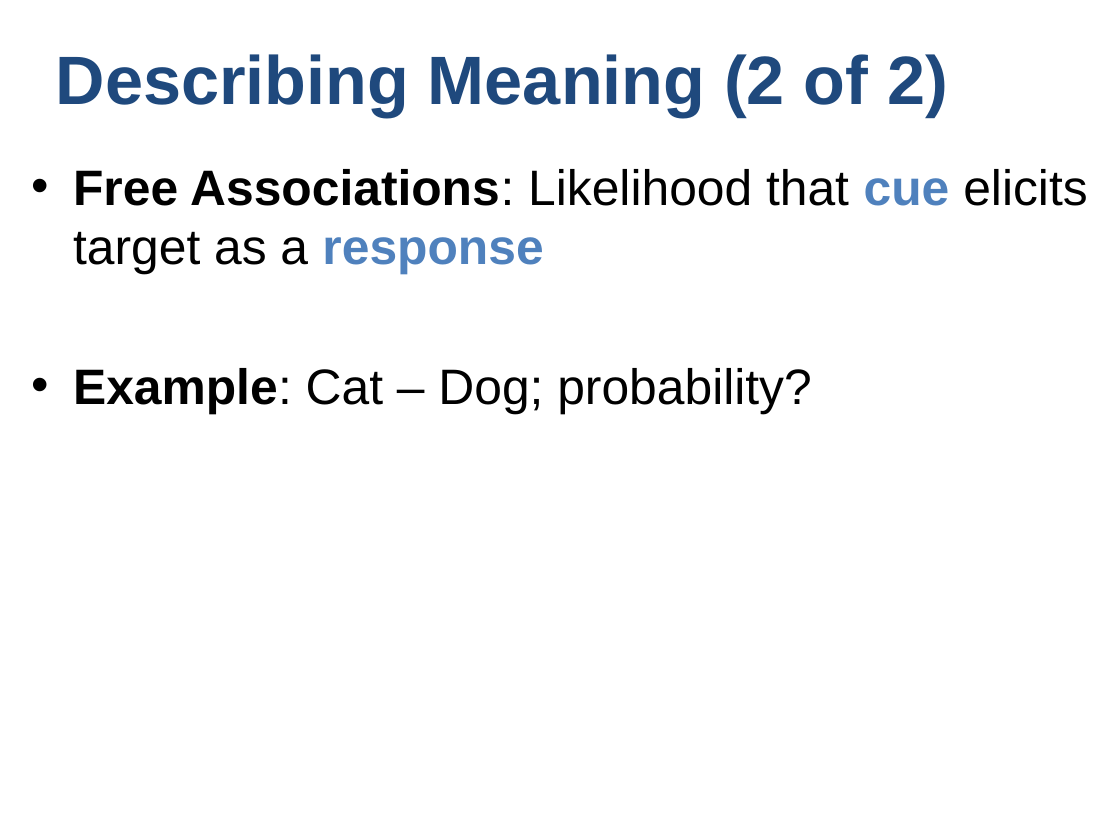
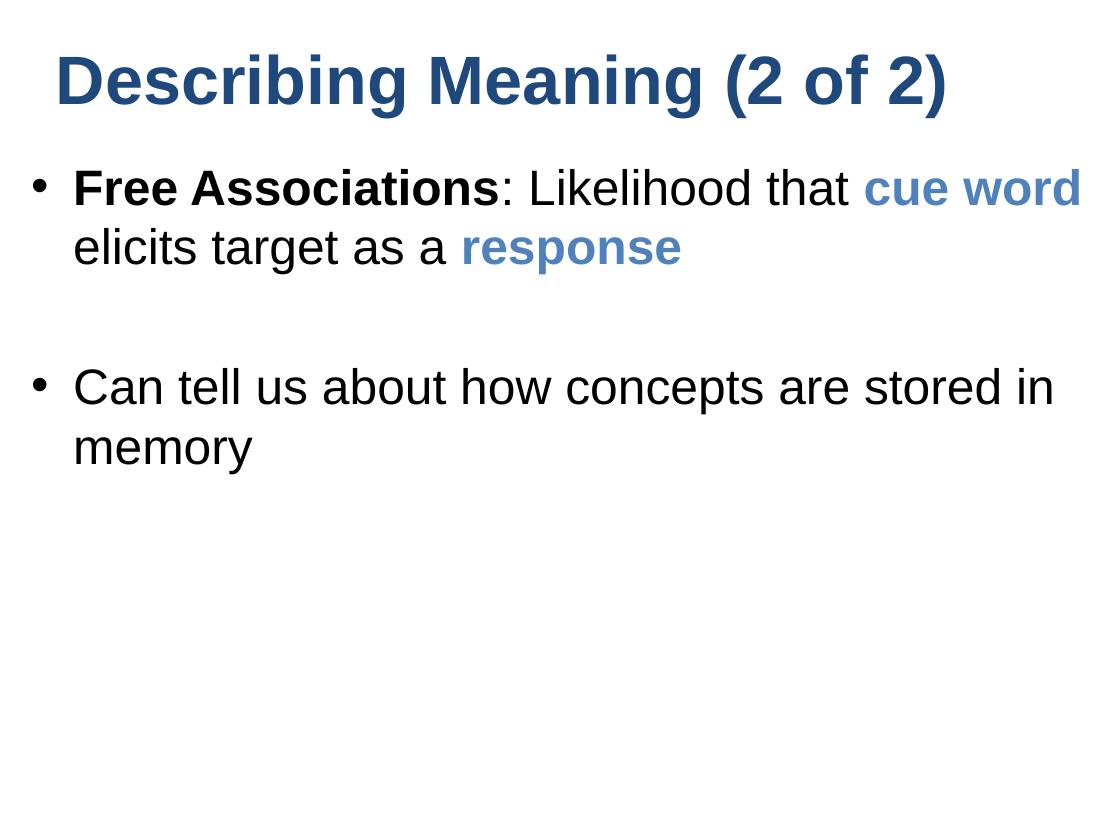
Before and after one commit to npm27/Teaching-Materials, a slide deck: slide 5 of Memory/Slides/Chapter 5.PPTX. Drawn at 1120x840 pixels with LibreOffice and Linux fonts; fonts in the diff are those of the drawing. Boxes give left, top, right and bottom in pixels: in the first picture for what was removed or moved away, otherwise in the second. Text is boxed around its words. In the diff, an @@ line names an element or a change of style, - is before the commit and + after.

```diff
--- a/Memory/Slides/Chapter 5.PPTX
+++ b/Memory/Slides/Chapter 5.PPTX
@@ text at <box>73,169,1082,474</box>: text changed @@
-• Free Associations: Likelihood that cue elicits target as a response
-• Example: Cat – Dog; probability?
+• Free Associations: Likelihood that cue word elicits target as a response
+• Can tell us about how concepts are stored in memory
```
Also in this commit, not shown: 1 other slide changed, 1 slide added.
